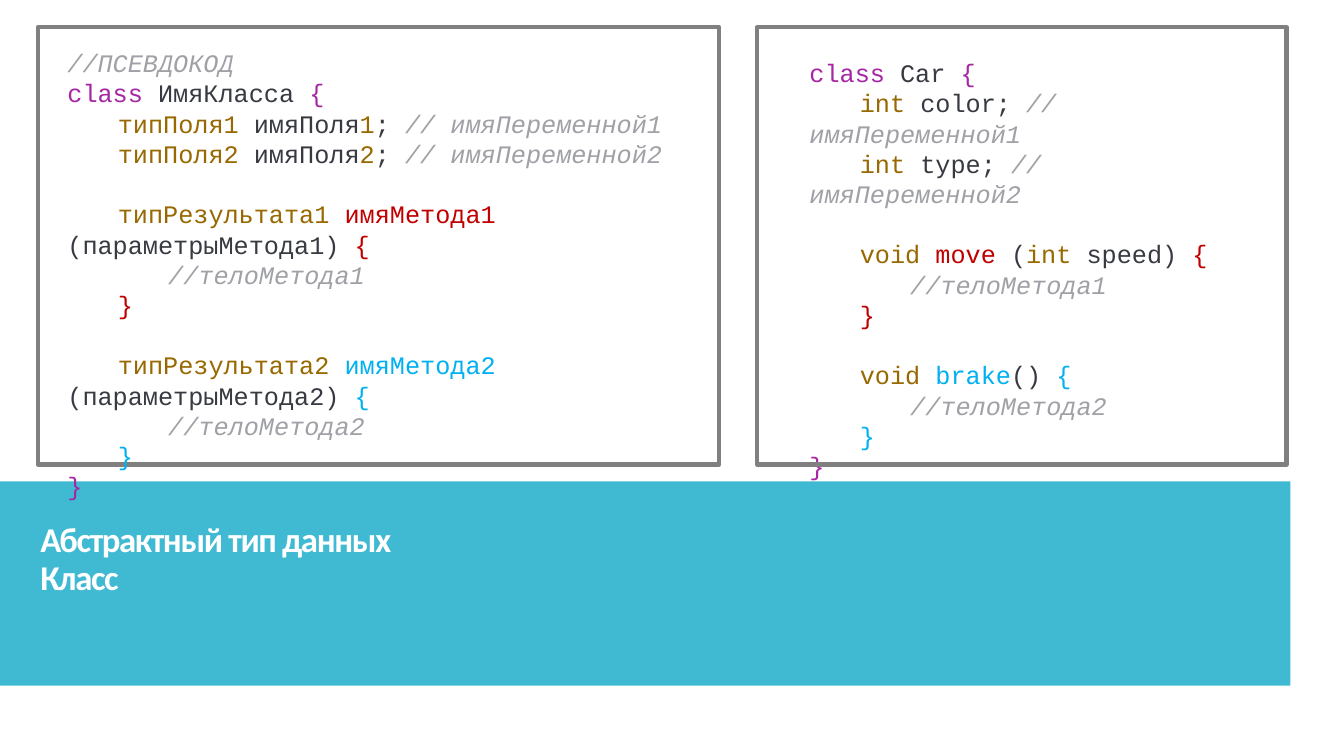
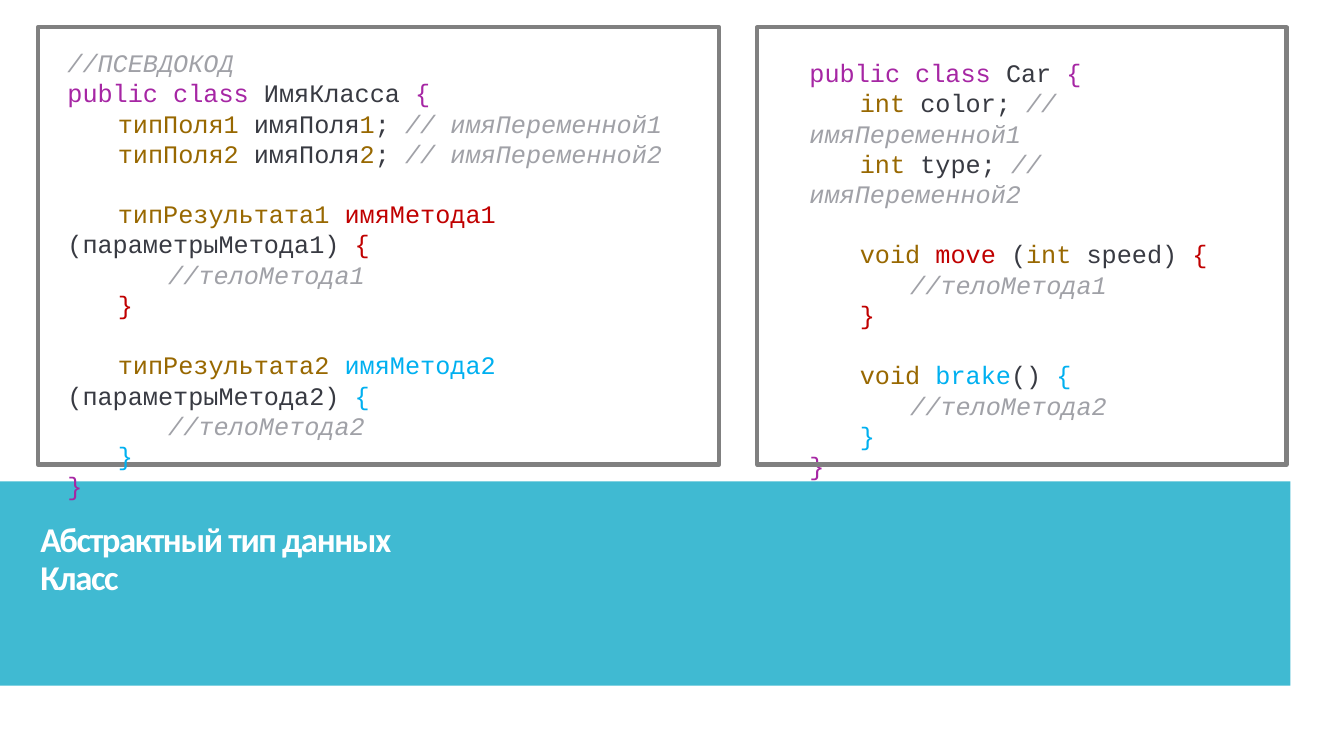
Before and after one commit to IriEfremova/LessonsCube, a slide deck: slide 8 of Samsung/Lesson10/OOP.pptx. Drawn at 1344x756 pixels with LibreOffice and Linux fonts; fonts in the diff are those of the drawing. Boxes give left, top, right and bottom in pixels: in the first picture for what was removed or moved away, otherwise in the second. Text is boxed around its words. In the diff, an @@ line names an element or a change of style, - is before the commit and + after.

```diff
--- a/Samsung/Lesson10/OOP.pptx
+++ b/Samsung/Lesson10/OOP.pptx
@@ text at [67, 84, 400, 108]: text changed; text colour #383A42 to #A626A4 @@
-class ИмяКласса {
+public class ИмяКласса {
@@ text at [809, 64, 1051, 88]: text changed @@
-class Car {
+public class Car {
```
Also in this commit, not shown: 7 other slides changed, 4 slides added, 4 other files.
